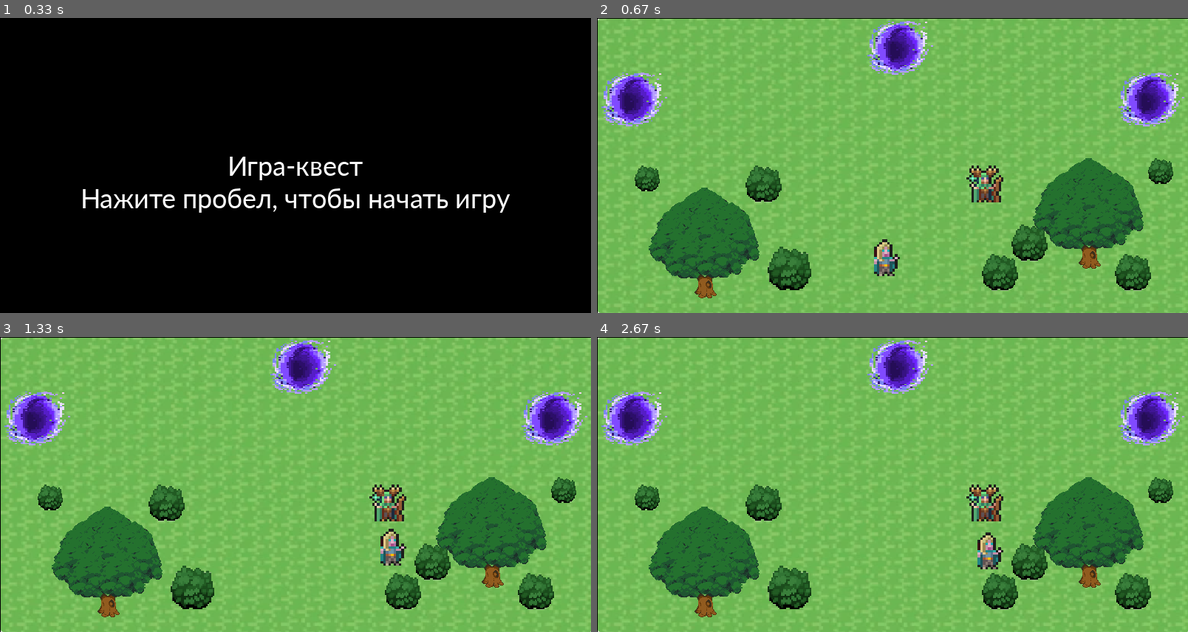
Above: before the commit, frames 1-4 (two rows, left to right).
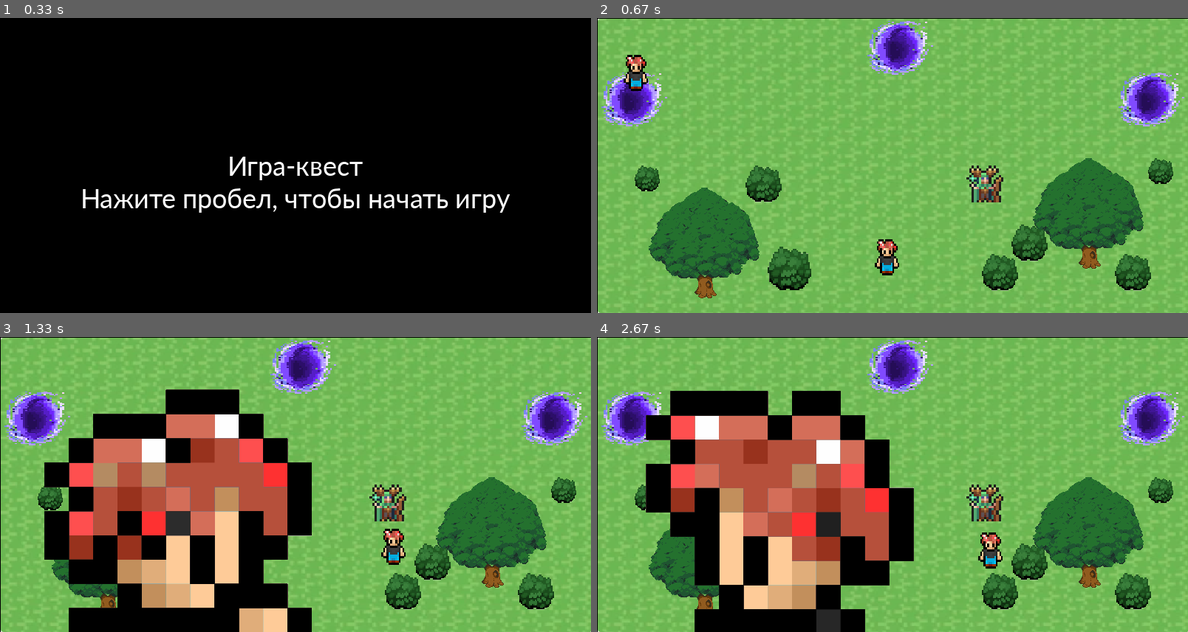
Above: after the commit, the same moments.

Repository: Daniil-Fuks/PyGame-quest
Game: pygame game, started from main.py
Same seed, same stepped clock (60 frames per second), same inputs: the game is played once before the commit and once after it.
Inputs:
- Up to frame 1 (0.33 s): no input
- Up to frame 2 (0.67 s): tap Space at 0.33 s
- Up to frame 3 (1.33 s): hold D 0.67-1.13 s; hold W from 1.17 s (still down)
- Up to frame 4 (2.67 s): release W at 1.47 s; hold D 1.5-1.97 s; hold A 2-2.53 s; hold S from 2.57 s (still down)

Frame 1 is identical in both runs. In frame 2, 0.8% of the frame differs, in the area x 4-52%, y 12-88%; in frame 3, 30%, in the area x 7-69%, y 17-100%; in frame 4, 29%.

Commit message:
Add beta-animation

Diff:
--- a/main.py
+++ b/main.py
@@ -21,7 +21,7 @@
     running = True
     fps = 60
     clock = pygame.time.Clock()
-    player = Player(35, 50, 375, 300)
+    player = Player(screen, 35, 50, 375, 300)
     player_sprite.add(player)
     npc_1 = FirstNpc(50, 50, 500, 200)
     Border(0, 0, width, 0)
@@ -73,21 +73,37 @@
             elif event.type == pygame.KEYDOWN:
                 if event.key == pygame.K_w:
                     player.vy = -5
+                    player.left = False
+                    player.right = True
                 if event.key == pygame.K_a:
                     player.vx = -5
+                    player.left = True
+                    player.right = False
                 if event.key == pygame.K_s:
                     player.vy = 5
+                    player.left = True
+                    player.right = False
                 if event.key == pygame.K_d:
                     player.vx = 5
+                    player.left = False
+                    player.right = True
             if event.type == pygame.KEYUP:
                 if event.key == pygame.K_w:
                     player.vy = 0
-                if event.key == pygame.K_a:
-                    player.vx = 0
-                if event.key == pygame.K_s:
-                    player.vy = 0
-                if event.key == pygame.K_d:
-                    player.vx = 0
+                    player.left = False
+                    player.right = False
+                if event.key == pygame.K_a:
+                    player.vx = 0
+                    player.left = False
+                    player.right = False
+                if event.key == pygame.K_s:
+                    player.vy = 0
+                    player.left = False
+                    player.right = False
+                if event.key == pygame.K_d:
+                    player.vx = 0
+                    player.left = False
+                    player.right = False
             if player.select_level_1_1:
                 running = False
                 screen.fill((255, 0, 0))
@@ -102,6 +118,7 @@
             player_sprite.update()
             all_sprites.draw(screen)
             all_sprites.update()
+            player.animation()
             clock.tick(fps)
             pygame.display.flip()
 
@@ -113,7 +130,7 @@
     running = True
     fps = 60
     clock = pygame.time.Clock()
-    player = Player(35, 50, 375, 300)
+    player = Player(screen, 35, 50, 375, 300)
     player_sprite.add(player)
     all_sprites.add(player)
     main_boss = Boss(250, 250, 550, 50)
@@ -137,12 +154,20 @@
             elif event.type == pygame.KEYDOWN:
                 if event.key == pygame.K_w:
                     player.vy = -5
+                    player.left = False
+                    player.right = True
                 if event.key == pygame.K_a:
                     player.vx = -5
+                    player.left = True
+                    player.right = False
                 if event.key == pygame.K_s:
                     player.vy = 5
+                    player.left = True
+                    player.right = False
                 if event.key == pygame.K_d:
                     player.vx = 5
+                    player.left = False
+                    player.right = True
                 if event.key == pygame.K_SPACE and pygame.sprite.spritecollideany(player, npc_group):
                     if weapon == "stick" and main_boss.hp > 0:
                         main_boss.hp -= 50
@@ -151,12 +176,20 @@
             if event.type == pygame.KEYUP:
                 if event.key == pygame.K_w:
                     player.vy = 0
-                if event.key == pygame.K_a:
-                    player.vx = 0
-                if event.key == pygame.K_s:
-                    player.vy = 0
-                if event.key == pygame.K_d:
-                    player.vx = 0
+                    player.left = False
+                    player.right = False
+                if event.key == pygame.K_a:
+                    player.vx = 0
+                    player.left = False
+                    player.right = False
+                if event.key == pygame.K_s:
+                    player.vy = 0
+                    player.left = False
+                    player.right = False
+                if event.key == pygame.K_d:
+                    player.vx = 0
+                    player.left = False
+                    player.right = False
 
         def kill_sprites():
             player.kill()
@@ -184,6 +217,7 @@
             end_screen("win")
         all_sprites.draw(screen)
         all_sprites.update()
+        player.animation()
         clock.tick(fps)
         pygame.display.flip()
 
--- a/sprites.py
+++ b/sprites.py
@@ -33,9 +33,22 @@
 
 
 class Player(pygame.sprite.Sprite):
-    def __init__(self, s1, s2, x, y):
+    def __init__(self, screen, s1, s2, x, y):
         super().__init__(player_sprite)
-        self.image = load_image("DeftSorceress.png")
+        self.screen = screen
+        self.walk_left = [
+            load_image('player/left/1.png'),
+            load_image('player/left/2.png'),
+            load_image('player/left/3.png'),
+            load_image('player/left/4.png')]
+
+        self.walk_right = [
+            load_image('player/right/1.png'),
+            load_image('player/right/2.png'),
+            load_image('player/right/3.png'),
+            load_image('player/right/4.png')
+        ]
+        self.image = load_image("player/1.png")
         self.image = pygame.transform.scale(self.image, (s1, s2))
         self.rect = self.image.get_rect()
         self.rect.x = x
@@ -47,6 +60,23 @@
         self.select_level_1_1 = False
         self.select_sword = False
         self.select_stick = False
+        self.anim_count = 0
+        self.left = False
+        self.right = False
+
+    def animation(self):
+        if self.anim_count + 1 >= 60:
+            self.anim_count = 0
+        if self.left:
+            self.screen.blit(self.walk_left[self.anim_count // 15], (35, 50))
+            self.anim_count += 1
+        if self.right:
+            self.screen.blit(self.walk_right[self.anim_count // 15], (35, 50))
+            self.anim_count += 1
+        if not self.left and not self.right:
+            self.screen.blit(self.image, (35, 50))
+        print(f'right: {self.right}, left: {self.left}')
+
 
     def update(self):
         self.rect = self.rect.move(self.vx, self.vy)
Binary file added: data/player/1.png
Binary file added: data/player/left/1.png
Binary file added: data/player/left/2.png
Binary file added: data/player/left/3.png
Binary file added: data/player/left/4.png
Binary file added: data/player/right/1.png
Binary file added: data/player/right/2.png
Binary file added: data/player/right/3.png
Binary file added: data/player/right/4.png
